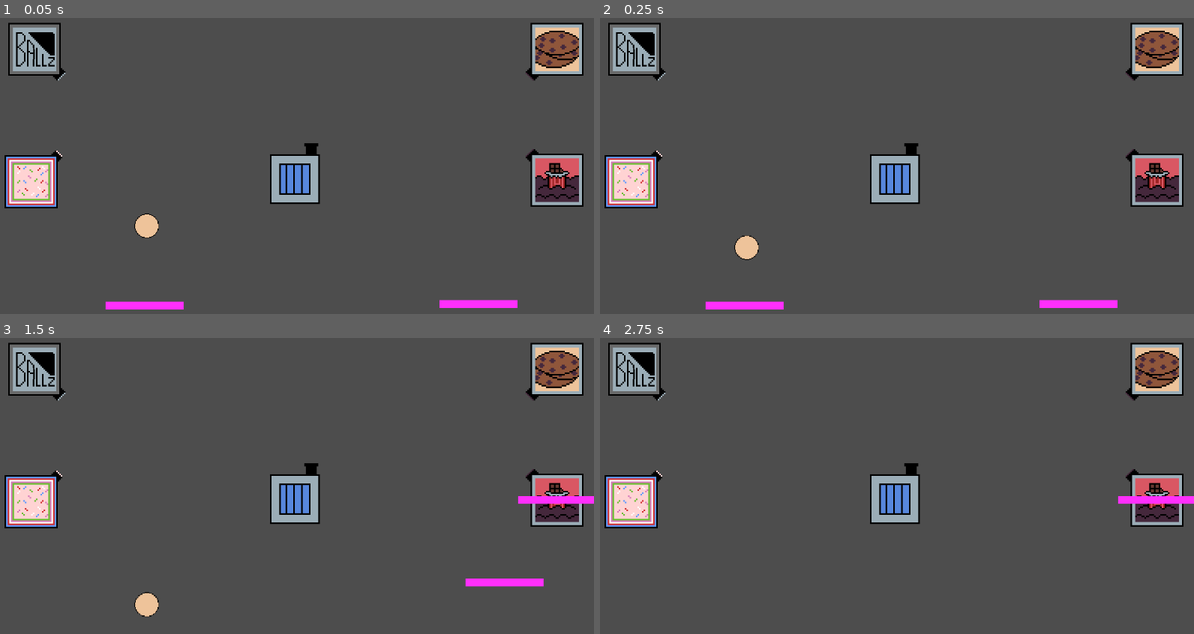
Above: before the commit, frames 1-4 (two rows, left to right).
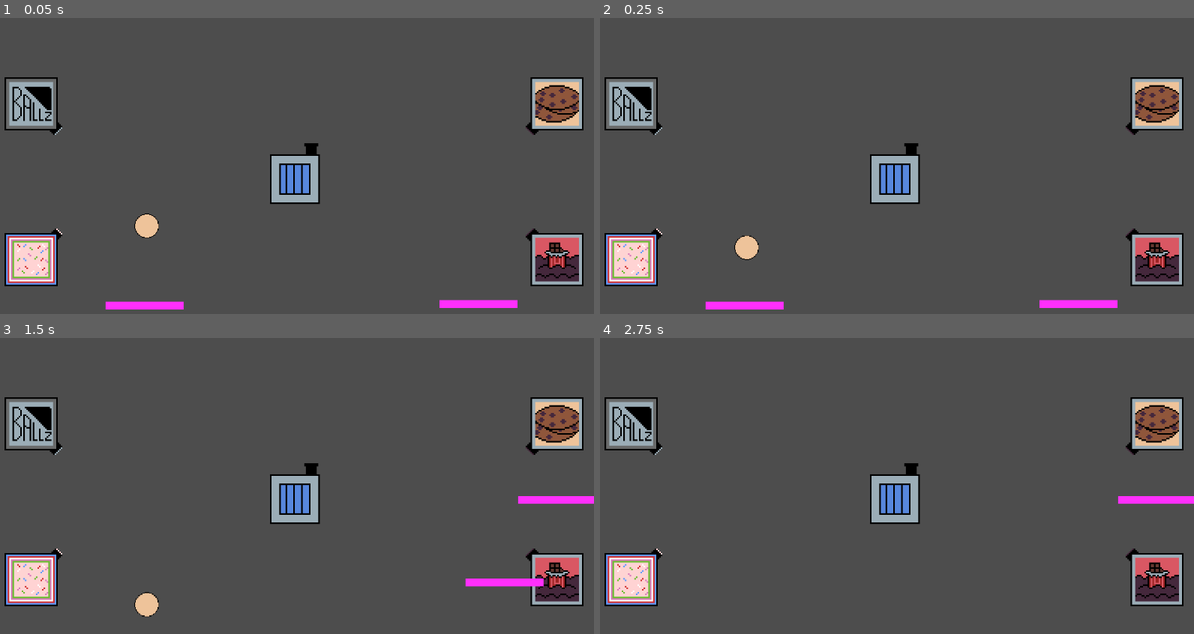
Above: after the commit, the same moments.

Repository: nimilgp/brackey-2025-aug
Game: Godot game, scene res://scenes/game.tscn
Same seed, same stepped clock (60 frames per second), same inputs: the game is played once before the commit and once after it.
Inputs (mouse positions are in pixels of both pictures, inside the frame that each line leads up to):
- Up to frame 1 (0.05 s): no input
- Up to frame 2 (0.25 s): no input
- Up to frame 3 (1.5 s): drag from (142, 625) to (558, 500) at 0.52 s; drag from (481, 625) to (558, 500) at 1.27 s
- Up to frame 4 (2.75 s): tap Enter at 2 s; move the mouse to (956, 426) at 2.02 s; hold D from 2.03 s (still down)

The runs differ from the first frame. In frame 1, 13% of the frame differs, in the area x 0-99%, y 1-91%; in frame 2, 13%; in frame 3, 13%; in frame 4, 13%.

Commit message:
machine postions corrected

Diff:
--- a/scenes/game.tscn
+++ b/scenes/game.tscn
@@ -37,7 +37,7 @@
 [node name="machines" type="Node" parent="."]
 
 [node name="chocDip" parent="machines" instance=ExtResource("4_lbhrr")]
-position = Vector2(337, -2)
+position = Vector2(337, 100)
 script = ExtResource("4_dinhu")
 
 [node name="Sprite2D" type="Sprite2D" parent="machines/chocDip"]
@@ -51,21 +51,21 @@
 texture = ExtResource("5_gee14")
 
 [node name="sprinkles" parent="machines" instance=ExtResource("4_lbhrr")]
-position = Vector2(-337, 0)
+position = Vector2(-337, 100)
 script = ExtResource("6_p57ef")
 
 [node name="Sprite2D" type="Sprite2D" parent="machines/sprinkles"]
 texture = ExtResource("7_0tnpc")
 
 [node name="chocChip" parent="machines" instance=ExtResource("4_lbhrr")]
-position = Vector2(337, -170)
+position = Vector2(337, -100)
 script = ExtResource("9_kvpfn")
 
 [node name="Sprite2D" type="Sprite2D" parent="machines/chocChip"]
 texture = ExtResource("9_vtaks")
 
 [node name="doughDispenser" parent="machines" instance=ExtResource("4_lbhrr")]
-position = Vector2(-333, -170)
+position = Vector2(-337, -100)
 script = null
 
 [node name="Sprite2D" type="Sprite2D" parent="machines/doughDispenser"]
Not shown: 1 places in scenes/game.tscn that only renumber resources
